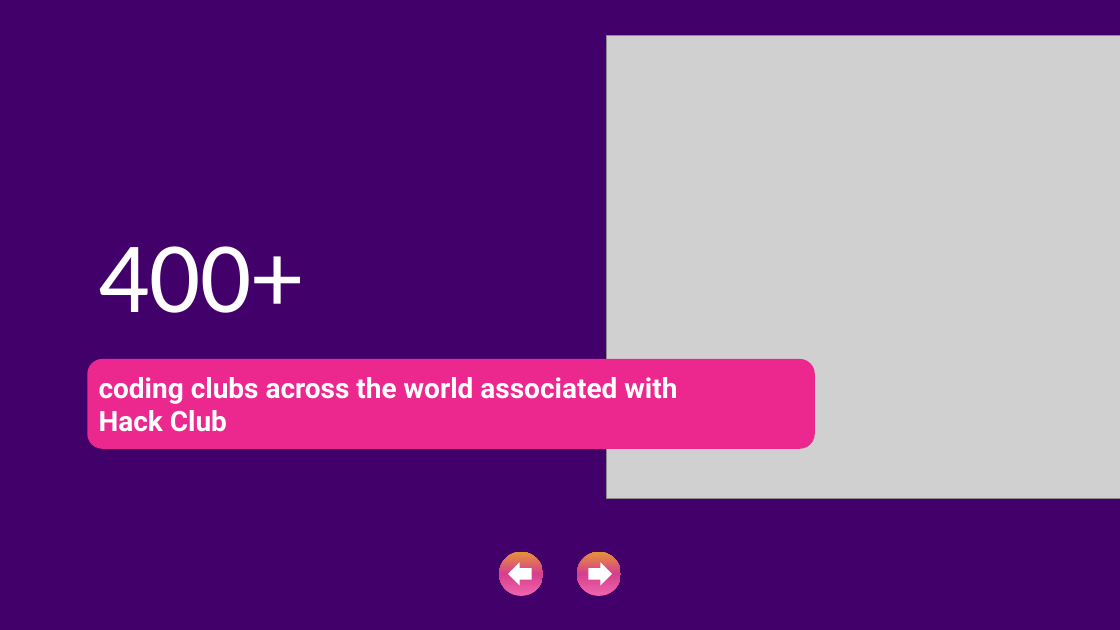
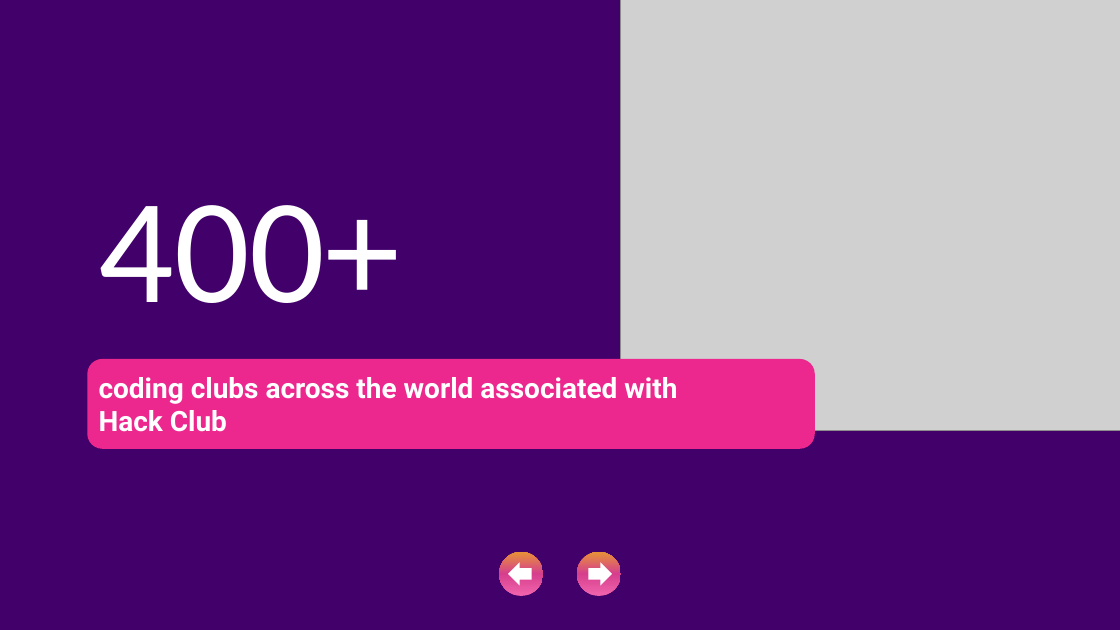
Before and after one commit to Hrushal-Nikhare/Hack-Club-Proposal, a slide deck: slide 4 of HackClub Final.pptx. Drawn at 1120x630 pixels with LibreOffice and Linux fonts; fonts in the diff are those of the drawing; grey boxes stand for pictures; background and template pictures are left out. Boxes give left, top, right and bottom in pixels: in the first picture for what was removed or moved away, otherwise in the second. Text is boxed around its words. In the diff, an @@ line names an element or a change of style, - is before the commit and + after.

```diff
--- a/HackClub Final.pptx
+++ b/HackClub Final.pptx
@@ picture: place and size @@
-picture at (606,36,1120,500)
+picture at (620,0,1120,430)
@@ title "400+" at (99,205,400,303): size 65 to 96 pt @@
```
Also in this commit, not shown: 6 other slides changed.
